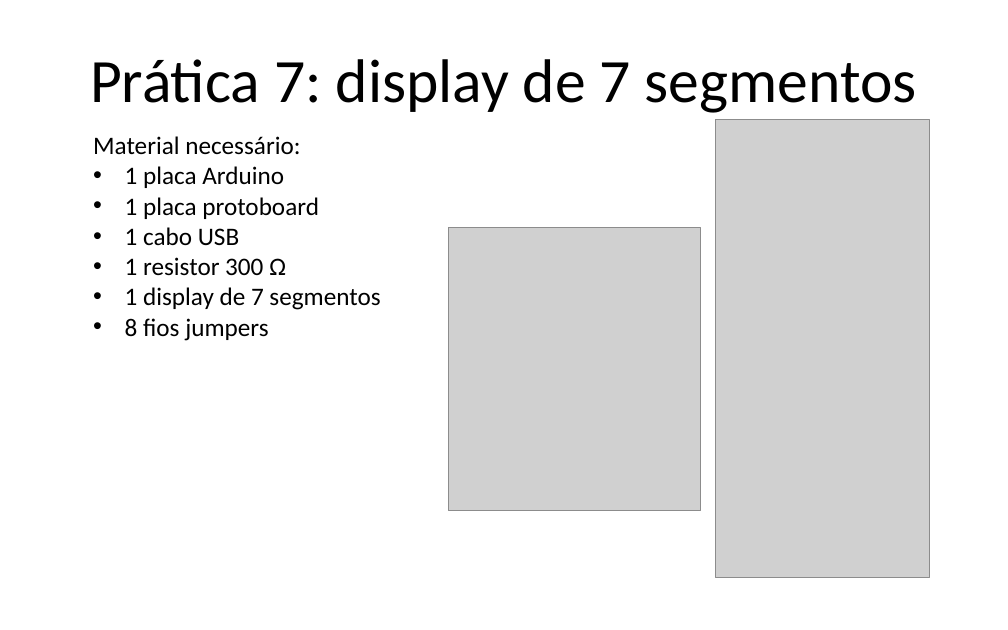
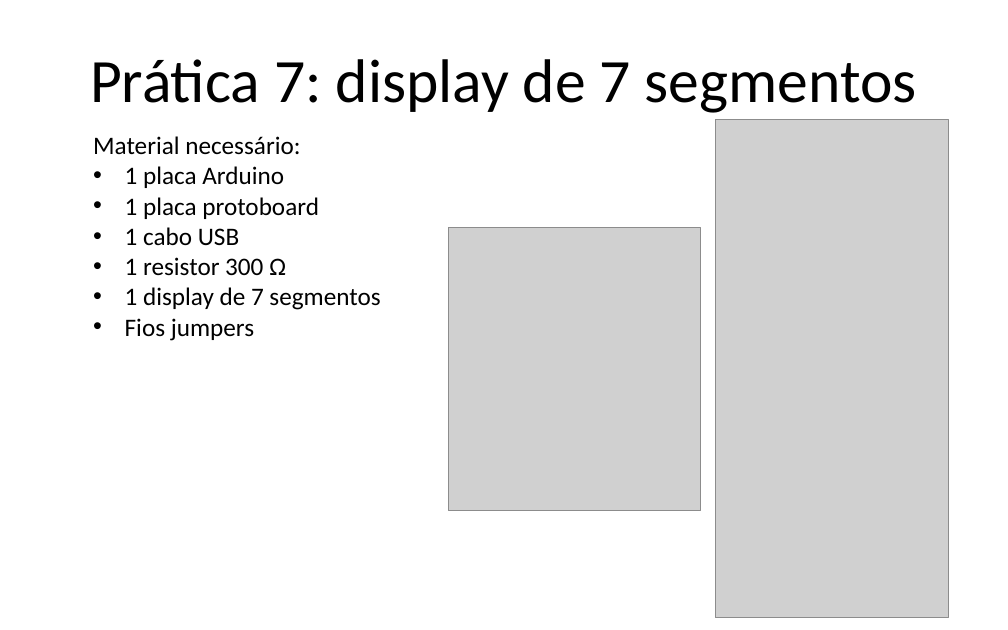
Before and after one commit to Gabrielgps25/Voluntariado-Arduino-Alpha, a slide deck: slide 30 of apresentacaoDeApoioArduinoIVoluntarios.pptx. Drawn at 1008x630 pixels with LibreOffice and Linux fonts; fonts in the diff are those of the drawing; grey boxes stand for pictures. Boxes give left, top, right and bottom in pixels: in the first picture for what was removed or moved away, otherwise in the second. Text is boxed around its words. In the diff, an @@ line names an element or a change of style, - is before the commit and + after.

Commit message:
Matriz do diplay 7 segmentos

```diff
--- a/apresentacaoDeApoioArduinoIVoluntarios.pptx
+++ b/apresentacaoDeApoioArduinoIVoluntarios.pptx
@@ picture: place and size @@
-picture at (716,120,929,578)
+picture at (716,120,949,619)
@@ text at (125,318,254,341): text changed @@
-• 8 fios jumpers
+• Fios jumpers
```
Also in this commit, not shown: 1 other file.
